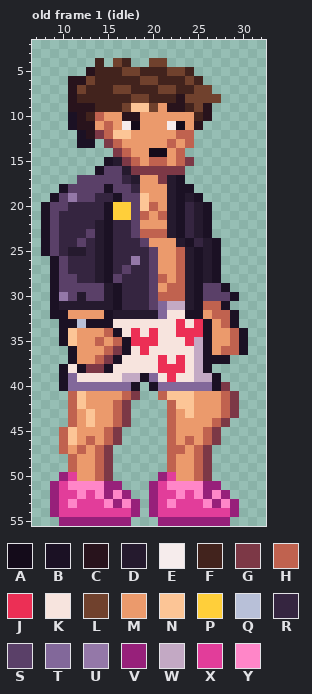
Two versions of one pixel-art file, assets/source/characters/carl/carl_h52.ase. Above is the file before it was changed.
36x56 pixels, 1 frame. Shown: old frame 1 (idle): x 7..32, y 2..55. The commit also changed other frames, which this record leaves out.
Visible layers, top first: "pin", "watch", "near_arm", "hair", "head", "jacket", "boxers", "torso", "shoes", "legs", "far_arm".
Palette (. is transparent): A #140b1a  B #1b1124  C #28131c  D #251a2e  E #f6ecec  F #42231d  G #7c3846  H #c0624f  J #ec2f55  K #f7e4de  L #70412d  M #eb9a6c  N #fcc596  P #ffcf3a  Q #b8c0d8  R #352540  S #5a4068  T #82689a  U #9478a8  V #97207a  W #c3a9c4  X #e23d9a  Y #ff86c8
Pixels before, old frame 1 (idle), first column x 8:
 4 ......F.LF..LL.........
 5 .....CFFFLLFFFLLF......
 6 ...CCLFFFFFLLFFFLF.....
 7 ...CLFFFLLFFFLLFFLL....
 8 ...CFFFFFFLLFFFCLLLL...
 9 ...CCCFFFLNNLMCCFLC....
10 ...BCFHMMCCMMMMMMFC....
11 ...BCCMHMEAMMMEAMC.....
12 ....BCGHNNMMMMMHH......
13 ....BB.GHMMMMMHMH......
14 ........GHMMAAMH.......
15 .......BDGHMHHMHG......
16 ......BSSDGGGGGG.......
17 ....SSSSSRDMMGDB.......
18 ..BSSSSBSSRMMMDBB......
19 .BSUSSRRBSSNMMDBDB.....
20 BSSRRRRBPPSNHMDBRDB....
21 BSRRRRRBPPSHMHDBRDB....
22 BSRRRRDBRRSMMMDBRDB....
23 BSRRRSDBRRSHHHDBRDB....
24 BSRRSRDBRRRSMMMDBRDB...
25 BSRDDRDBRRRRSMMHDBDB...
26 .BSRRRDBRRURSMMHDBDB...
27 .BSRRRDBRSRRSMMHDBDB...
28 .BSSRRDBSRRRSHMHDBDB...
29 .BSSSSSDBRRRSMHHDBSSB..
30 .BUSDSSDBRRRSHHHDBSSSB.
31 .BDDDDDDBRRRSTWWDBHHB..
32 .BBMMMMBDDDDDTKKBBMHHB.
33 ..BBQBBBKKKKKKKJKJBMHB.
34 ..BNMMMHBKJKJKKJJJBMMHB
35 ..BNMMHMHBJJJKKKJWBMMHB
36 ...BMMMHGBKJKKKKKWBMHHB
37 ...BMMHGBKKKKJKJKWBBB..
38 ..BKBGGBKKKKKJJJKWB....
39 ..BTKKKKKWWBTKJKKWWB...
40 ..BTTTTTTTB.BTTTTTTBG..
41 ...HNMMMMHG..HNNNMMMHG.
42 ...HNMMMHG....HNNMMMHG.
43 ...HMNMMHG....HMNMMMHG.
44 ...HMNMMHG....HMMMMHG..
45 ..HNMMMHG.....HMMMHG...
46 ..HNMHMHG.....HMHMHG...
47 ..HMHMHG......HHMHG....
48 ...HMMHG......HMMHG....
49 ...HMMHG......HMMHG....
50 ..VXMMHG.....VXMMHG....
51 .VXYYYYVV...VXYYYYVV...
52 .VXXYXYVYV..VXXYXYVYV..
53 .VXYXXXYVYV.VXYXXXYVYV.
54 .VXXXXXXXXV.VXXXXXXXXV.
55 ..VVVVVVVV...VVVVVVVV..
And afterwards:
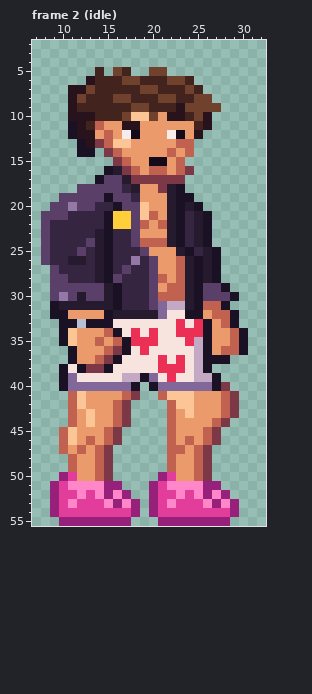
A new or re-ordered frame is compared with the old frame closest to it.
What changed:
frames 1 -> 4
Frame 2 (idle) is new; against old frame 1 (idle):
y 4: x 14 F -> .; x 16..17 LF -> ..; x 20..21 LL -> ..
y 5: x 13 C -> .; x 15..24 FFLLFFFLLF -> .LF..LL...
y 6: x 11..13 CCL -> ..C; x 17..20 FFLL -> LLFF; x 22..25 FFLF -> LLF.
y 7: x 12..13 LF -> CL; x 16..17 LL -> FF; x 19..22 FFLL -> LLFF; x 24..26 FLL -> LF.
y 8: x 12 F -> L; x 16..19 FFLL -> LLFF; x 21..24 FFCL -> LLFF; x 27 L -> .
y 9: x 12..13 CC -> FF; x 17..22 LNNLMC -> FLLFFF; x 24 F -> L; x 26..27 C. -> LL
y 10: x 11 B -> C; x 13..20 FHMMCCMM -> CFFFLNNL; x 22..25 MMMF -> CCFL
y 11: x 13..15 CMH -> FHM; x 17..18 EA -> CC; x 22..23 EA -> MM; x 25..26 C. -> FC
y 12: x 11..12 .B -> BC; x 14 G -> M; x 16..18 NNM -> MEA; x 22..25 MHH. -> EAMC
y 13: x 13..17 B.GHM -> CGHNN; x 22..23 HM -> MH
y 14: x 12..13 .. -> BB; x 15..17 .GH -> GHM; x 20..24 AAMH. -> MMHMH
y 15: x 15..18 BDGH -> .GHM; x 20..21 HH -> AA; x 24 G -> .
y 16: x 14..24 BSSDGGGGGG. -> .BDGHMHHMHG
y 17: x 12..14 SSS -> ..B; x 17..20 RDMM -> DGGG; x 22..23 DB -> GG
y 18: x 10..11 BS -> ..; x 15 B -> S; x 17..18 SR -> RD; x 21 M -> G; x 24 B -> .
y 19: x 9 B -> .; x 11 U -> S; x 14..16 RRB -> SBS; x 18..19 SN -> RM; x 24..25 DB -> B.
y 20: x 8 B -> .; x 11..13 RRR -> USS; x 15..17 BPP -> RBS; x 20 H -> M; x 24..26 RDB -> DB.
y 21: x 8 B -> S; x 10 R -> S; x 19..21 HMH -> NHM
y 22: x 8..9 BS -> SR; x 14 D -> R; x 16..17 RR -> PP; x 19 M -> H; x 21 M -> H
y 23: x 8..9 BS -> SR; x 13 S -> R; x 19..21 HHH -> MMM
y 24: x 8..9 BS -> SR; x 12..13 SR -> RS; x 18..27 RSMMMDBRDB -> SHHHDBRDB.
y 25: x 8..9 BS -> SR; x 11..12 DD -> RS; x 19..20 RS -> SM; x 23..25 HDB -> DBR
y 26: x 8..12 .BSRR -> SRRDD
y 27: x 9..10 BS -> SR
y 28: x 9 B -> S; x 11 S -> R
y 29..30: x 9 B -> S
